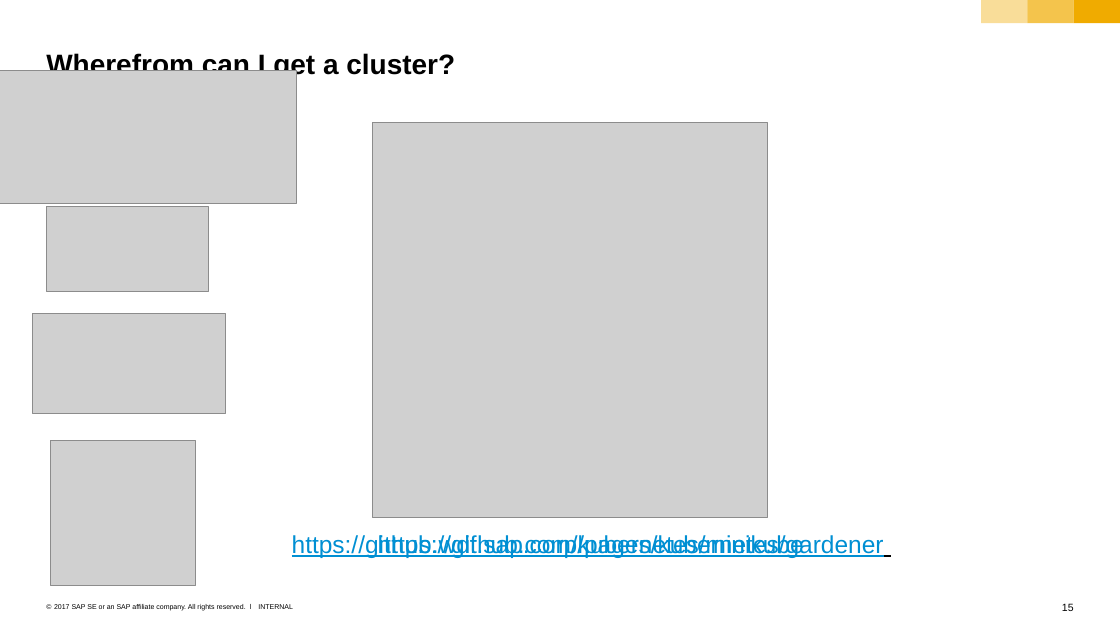
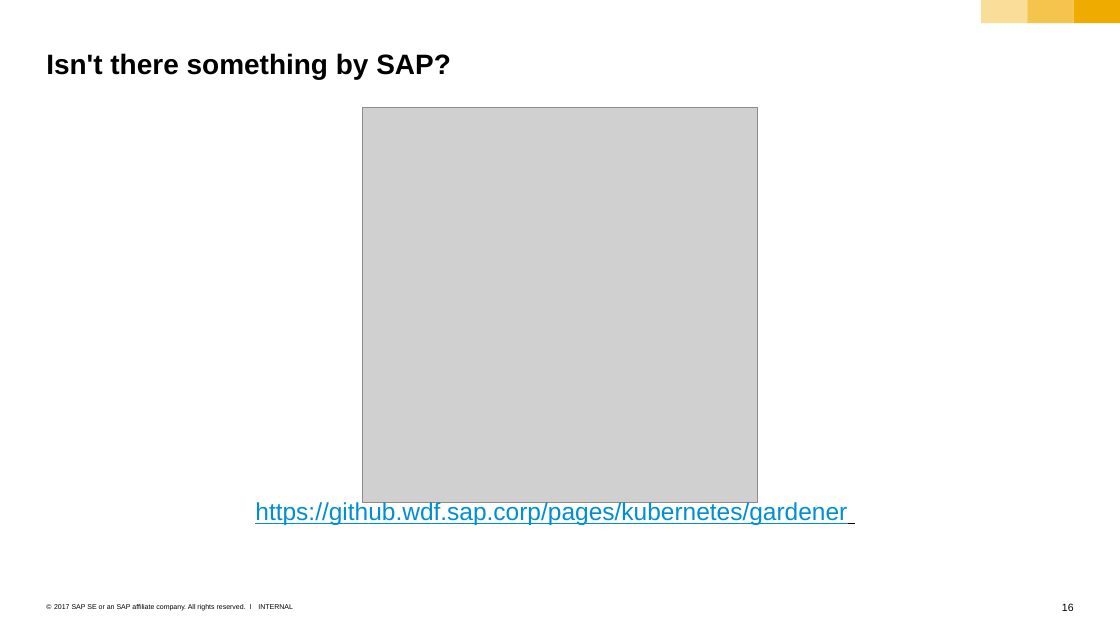
Before and after one commit to cuijiyao01/docker-k8s-training, a slide deck: slide 16 of kubernetes/11_3_morePods_Sheduling_and_Gardener.pptx (slide 15 before the commit). Drawn at 1120x630 pixels with LibreOffice and Linux fonts; fonts in the diff are those of the drawing; grey boxes stand for pictures. Boxes give left, top, right and bottom in pixels: in the first picture for what was removed or moved away, otherwise in the second. Text is boxed around its words. In the diff, an @@ line names an element or a change of style, - is before the commit and + after.

```diff
--- a/kubernetes/11_3_morePods_Sheduling_and_Gardener.pptx
+++ b/kubernetes/11_3_morePods_Sheduling_and_Gardener.pptx
@@ title at [46, 53, 451, 79]: text changed @@
-Wherefrom can I get a cluster?
+Isn't there something by SAP?
@@ picture removed at [0, 71, 296, 204] @@
@@ picture: place and size @@
-picture at [372, 122, 767, 516]
+picture at [363, 107, 757, 502]
@@ picture removed at [372, 122, 767, 505] @@
@@ picture removed at [46, 206, 208, 290] @@
@@ picture removed at [33, 313, 225, 412] @@
@@ picture removed at [50, 441, 196, 586] @@
@@ text "https://github.wdf.sap.corp/pages/kubernetes/gardener": place and size @@
-text "https://github.wdf.sap.corp/pages/kubernetes/gardener" at [292, 535, 884, 558]
+text "https://github.wdf.sap.corp/pages/kubernetes/gardener" at [255, 501, 847, 525]
@@ text removed at [378, 535, 804, 558] @@
-https://github.com/kubernetes/minikube
@@ page number at [1062, 603, 1074, 611]: text changed @@
-15
+16
```
Also in this commit, not shown: 3 other slides changed, 1 slide added.
